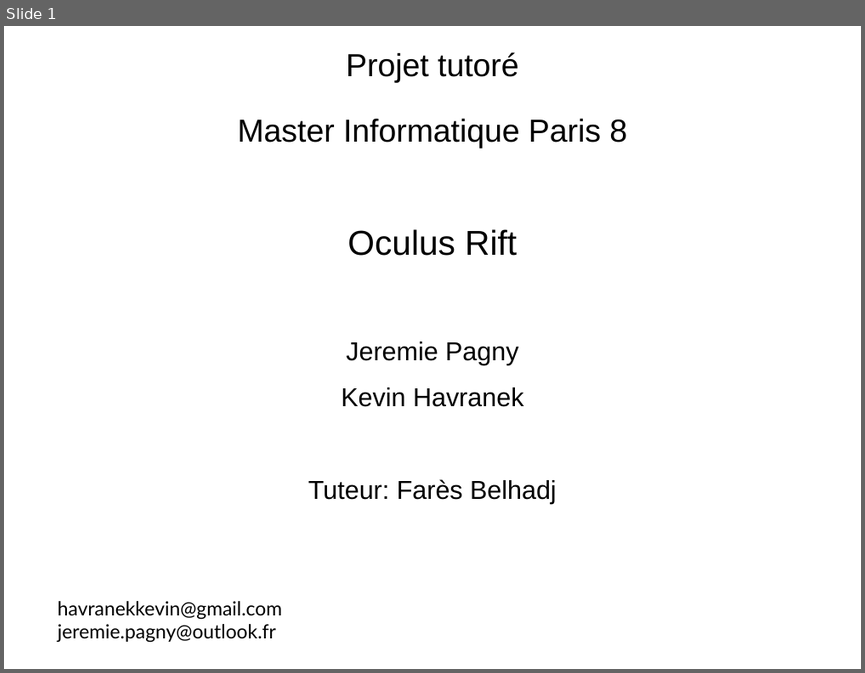
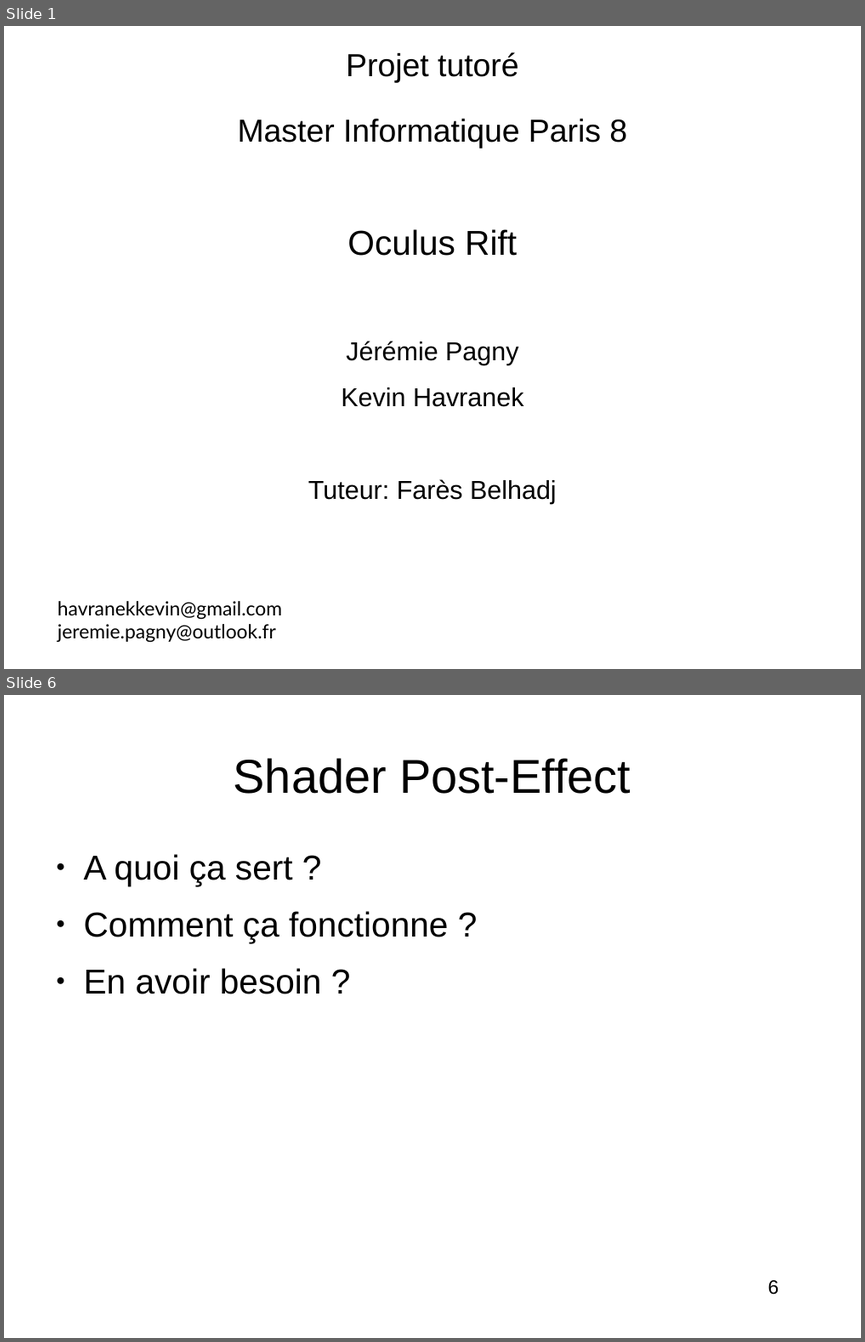
Before and after one commit to Mzartek/OculusRift_Tutoring, a slide deck: Report/second.odp. Shown one above the other, each under a label of ours: slide 1 before the commit, slides 1 and 6 after it; the slides between them are not shown. The pictures are 865x673 and 865x1342 pixels, drawn with LibreOffice and Linux fonts; fonts in the diff are those of the drawing. Boxes give left, top, right and bottom in pixels: in the first picture for what was removed or moved away, otherwise in the second. Text is boxed around its words. In the diff, an @@ line names an element or a change of style, - is before the commit and + after.

```diff
--- a/Report/second.odp
+++ b/Report/second.odp
@@ slide 6 added at <box>4,695,861,1338</box>, background #FFFFFF @@
@@ title added at <box>234,758,630,794</box>, 44 pt, text #000000 @@
+Shader Post-Effect
@@ text added at <box>84,854,448,994</box>, 32 pt, text #000000 @@
+● A quoi ça sert ?
+● Comment ça fonctionne ?
+● En avoir besoin ?
@@ page number added at <box>768,1280,779,1294</box>, 18 pt, text #000000 @@
+6
@@ slide 1 changed as well @@
@@ subtitle at <box>346,340,518,365</box>: text changed @@
-Jeremie Pagny
+Jérémie Pagny
```
Also in this commit, not shown: 5 other slides added, 8 slides removed.
